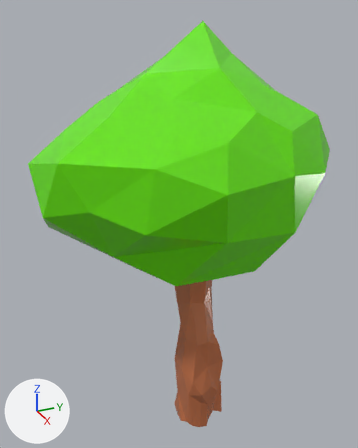
One commit to the FBX model Assets/Models/Tree07/Tree07.fbx: the scene before it, then after it.
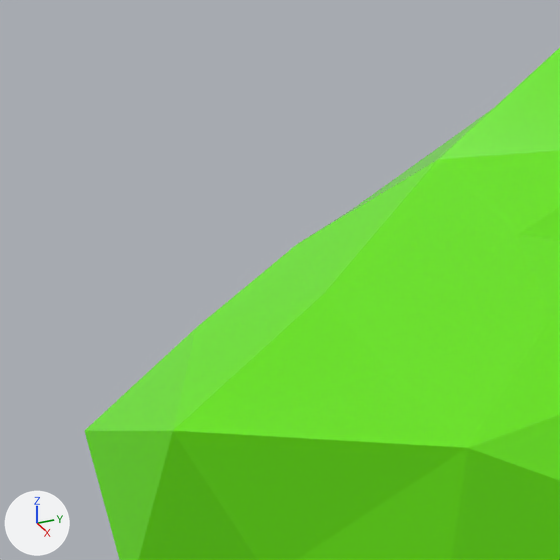
The first picture shows the older version from a 50 mm lens placed at (11.28, -5.82, 9.15), pointed at (0.33, -0.89, 3.68). The close-ups show both versions on the part from 0% to 52% of the width and 5% to 46% of the height of that picture; other places that the commit changed are outside them. The axes (+X, +Y, +Z) are drawn at lower left. The lights are the same throughout. Where no turn or scale is listed for an object, it has been applied to the vertices.
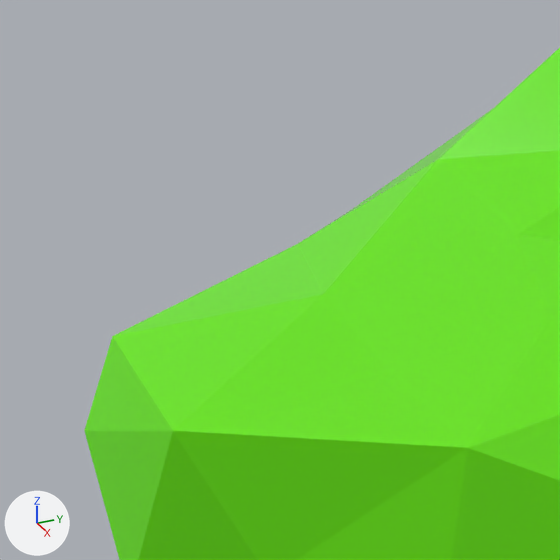
The newer file is also rescaled (x0.33), turned or shifted as a whole; pictures and numbers use the older file's frame.

Boxes (x1, y1, x2, y2) around the edits, measured in the close-ups (560 x 560 px; the box of a moved part takes in the faces that stretch with it):
'Icosphere', reshaped
    before: (85, 48, 560, 560)
    after: (84, 48, 560, 560)
part 1 of me_icosphere, moved or reshaped
    before: (85, 245, 323, 431)
    after: (84, 244, 323, 431)

Edits to the bpy script that builds the scene:
```text
Change me_icosphere:
    where me_icosphere.from_pydata(...)  # 80 vertices, 156 faces; spans x -3.3..2.64, y -3.92..3.52, z -2.86..3.21
    used by ob_icosphere; location = (0.96, -0.64, 5.46)
    verts and faces of me_icosphere; kept vertices keep their numbers, new ones are numbered from 80
    before: 14 (-0.54, -3.03, 1.06) at pixel (195, 327)
    me_icosphere part 1
    add verts[14] = (-0.54, -3.63, 1.06)  # moved, pixel (112, 336)
    add me_icosphere.materials.append(mat_tree_trunk_001)  # orange #c5734a
```
